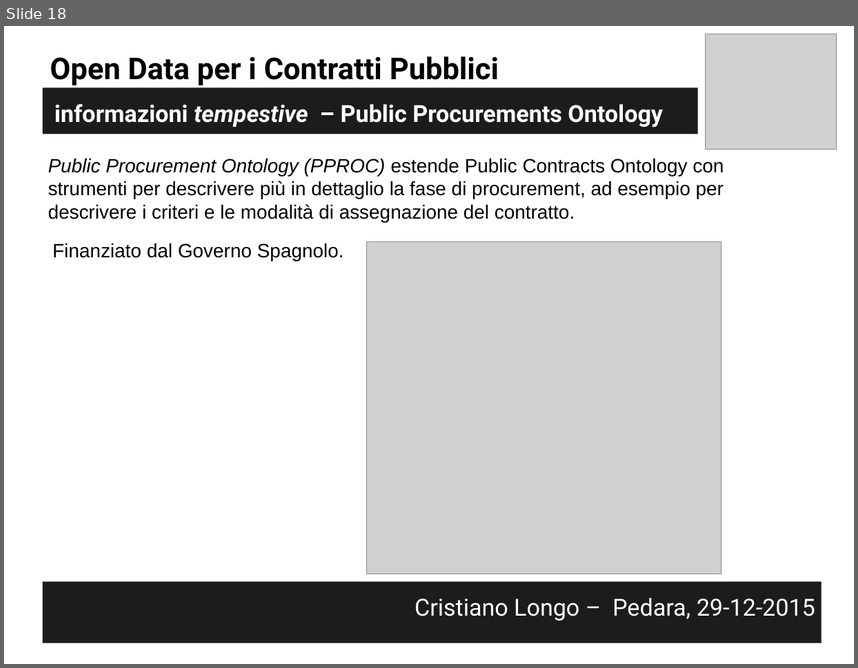
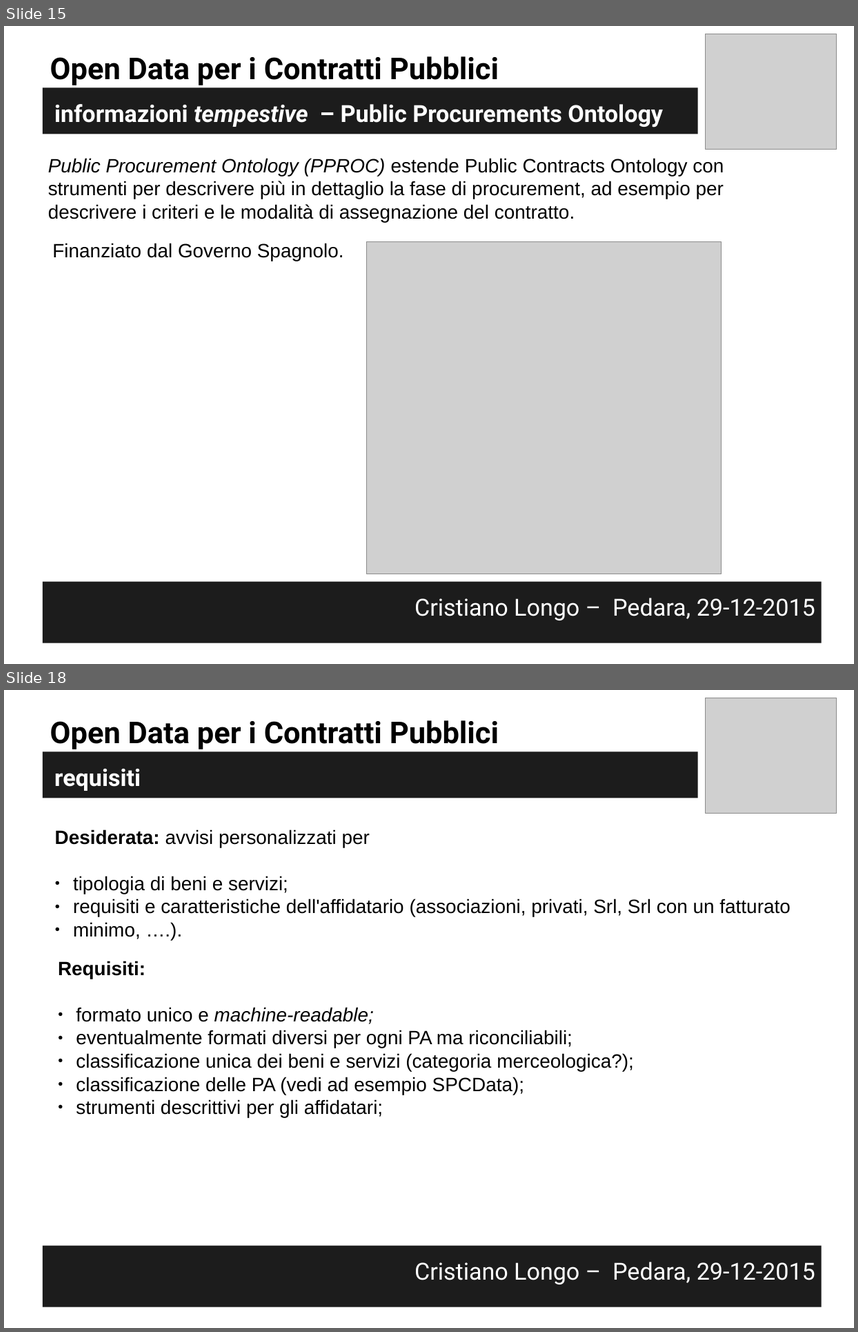
Before and after one commit to opendatahacklab/opendatahacklab.github.io, a slide deck: events/29Dic2015/CristianoLongo_29Dic2015.odp. Shown one above the other, each under a label of ours: slide 18 before the commit, slides 15 and 18 after it; the slides between them are not shown. The pictures are 858x668 and 858x1332 pixels, drawn with LibreOffice and Linux fonts; fonts in the diff are those of the drawing; grey boxes stand for pictures. Boxes give left, top, right and bottom in pixels: in the first picture for what was removed or moved away, otherwise in the second. Text is boxed around its words. In the diff, an @@ line names an element or a change of style, - is before the commit and + after.

```diff
--- a/events/29Dic2015/CristianoLongo_29Dic2015.odp
+++ b/events/29Dic2015/CristianoLongo_29Dic2015.odp
@@ slide 18 added at <box>4,690,854,1328</box>, background #FFFFFF @@
@@ picture added at <box>706,698,837,814</box> @@
@@ text added at <box>50,720,499,749</box>, 28 pt, text #000000, bold @@
+Open Data per i Contratti Pubblici
@@ text added at <box>43,751,698,798</box>, fill #1C1C1C, 22 pt, text #FFFFFF, bold @@
+requisiti
@@ text added at <box>55,829,790,939</box>, 18 pt, text #000000 @@
+Desiderata: avvisi personalizzati per
+● tipologia di beni e servizi;
+● requisiti e caratteristiche dell'affidatario (associazioni, privati, Srl, Srl con un fatturato
+● minimo, ….).
@@ text added at <box>58,960,634,1117</box>, 18 pt, text #000000 @@
+Requisiti:
+● formato unico e machine-readable;
+● eventualmente formati diversi per ogni PA ma riconciliabili;
+● classificazione unica dei beni e servizi (categoria merceologica?);
+● classificazione delle PA (vedi ad esempio SPCData);
+● strumenti descrittivi per gli affidatari;
@@ text added at <box>43,1245,822,1306</box>, fill #1C1C1C, 22 pt, text #FFFFFF @@
+Cristiano Longo – Pedara, 29-12-2015
@@ what was slide 18 is now slide 15 @@
```
Also in this commit, not shown: 2 slides changed, 3 other slides added, 3 slides removed, 2 other files.
